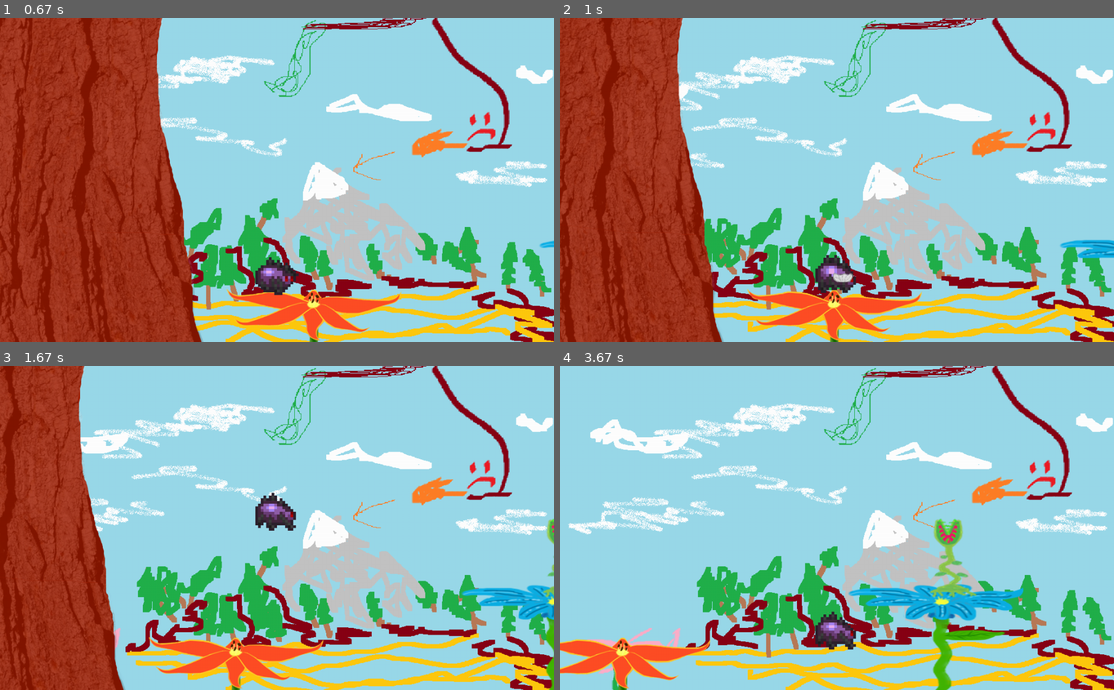
Above: before the commit, frames 1-4 (two rows, left to right).
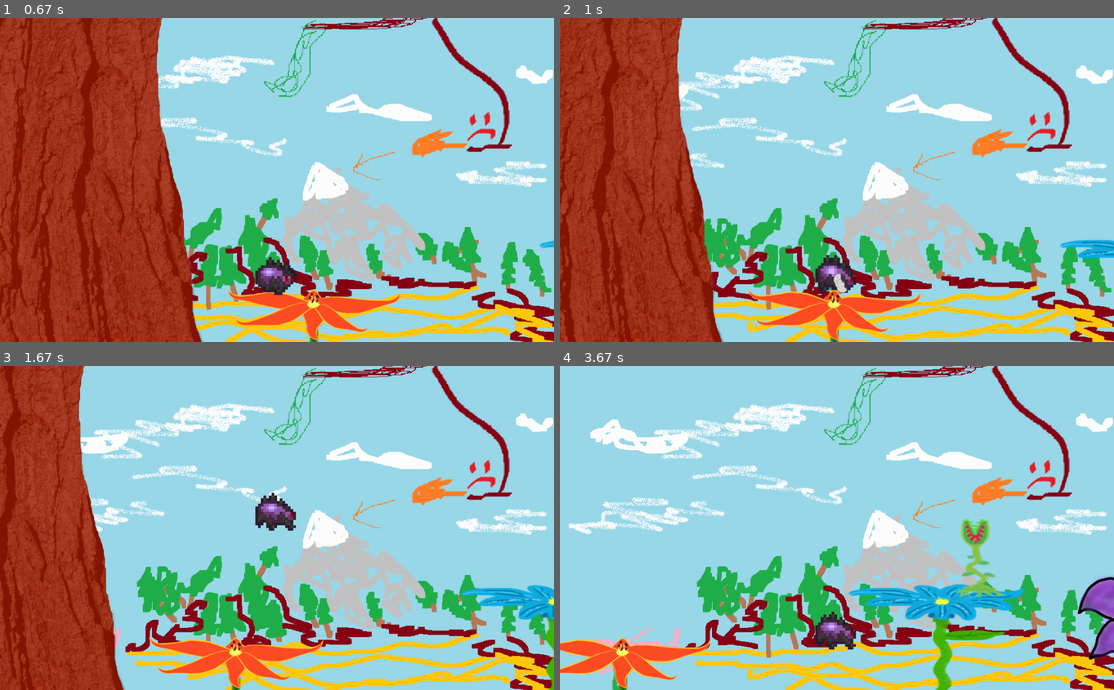
Above: after the commit, the same moments.

Repository: SwampWood/PyGame-shit
Game: pygame game, started from main.py
Same seed, same stepped clock (60 frames per second), same inputs: the game is played once before the commit and once after it.
Inputs (mouse positions are in pixels of both pictures, inside the frame that each line leads up to):
- Up to frame 1 (0.67 s): hold D from 0.33 s (still down)
- Up to frame 2 (1 s): release D at 0.8 s; click (1014, 170) at 0.88 s
- Up to frame 3 (1.67 s): hold D 1.17-1.63 s; move the mouse to (282, 547) at 1.2 s; tap Space at 1.23, 1.53 s
- Up to frame 4 (3.67 s): click (892, 599) at 1.72 s; hold A 2-2.53 s; tap Space at 2.07, 2.37, 2.63, 2.93, 3.07, 3.37 s; hold A 2.57-2.97 s; hold D 3-3.63 s

Frame 1 is identical in both runs. In frame 2, 0.1% of the frame differs, in the area x 49-53%, y 78-85%; in frame 3, 0.1%; in frame 4, 2.6%, in the area x 66-100%, y 47-91%.

Commit message:
Трудности при работе с паутиной

Diff:
--- a/main.py
+++ b/main.py
@@ -2,6 +2,7 @@
 import sys
 import random
 import pygame
+import math
 
 
 pygame.init()
@@ -92,20 +93,25 @@
 
 
 class Web(pygame.sprite.Sprite):
-    head = load_image('WebHead.png')
-    body = load_image('WebBody.png')
+    web = load_image('Web.png')
 
     def __init__(self, source, target):
         super().__init__(all_sprites)
         self.add(all_allies)
-        self.length = 0
+        self.length = 20
         self.wait = 5
-        self.image = Web.head
+        self.angle = math.degrees(math.atan((player.rect.y - target[1]) / (target[0] - 512))) + 270
+        if target[0] < 512:
+            self.angle -= 180
+        self.image = pygame.transform.rotate(Web.web.subsurface(0, 0, 40, self.length), self.angle)
         self.rect = self.image.get_rect()
         self.mask = pygame.mask.from_surface(self.image)
         self.rect.x = source[0]
+        self.x_step = int(5 * math.cos(math.radians(self.angle)))
         self.rect.y = source[1]
+        self.y_step = int(5 * math.sin(math.radians(self.angle)))
         self.target = target
+
         self.velocity = 0
 
     def update(self, check):
@@ -114,10 +120,15 @@
                 if pygame.sprite.collide_mask(self, x):
                     player.webbed = True
                     self.target = (self.rect.x, self.rect.y - 10)
-        elif self.length > 15:
+        elif self.length > 299:
+            player.web = None
             self.kill()
-        elif 1:
-            pass
+        else:
+            self.length += 5
+            self.image = pygame.transform.rotate(Web.web.subsurface(0, 0, 40, self.length), self.angle)
+            self.mask = pygame.mask.from_surface(self.image)
+            self.rect.x += self.x_step
+            self.rect.y += self.y_step
 
 
 class Spider(pygame.sprite.Sprite):
@@ -266,7 +277,7 @@
 
 class FlowerPlatform(pygame.sprite.Sprite):
     images = [load_image("Platforms1.png"), load_image("Platforms2.png"),
-              load_image("Platforms1.png"), load_image("Platforms1.png")]
+              load_image("Platforms3.png"), load_image("Platforms1.png")]
 
     def __init__(self, x, y, type_):
         super().__init__(all_sprites)
@@ -321,7 +332,8 @@
     TreeBorder()
     FlowerPlatform(20, 500, 1)
     FlowerPlatform(600, 400, 0)
-    Enemy(750, 280, enemy_flower, 6)
+    FlowerPlatform(1000, 300, 2)
+    Enemy(800, 280, enemy_flower, 6)
 
 
 background = load_image("background.png")
Binary file added: data/Platforms3.png
Binary file added: data/Web.png
